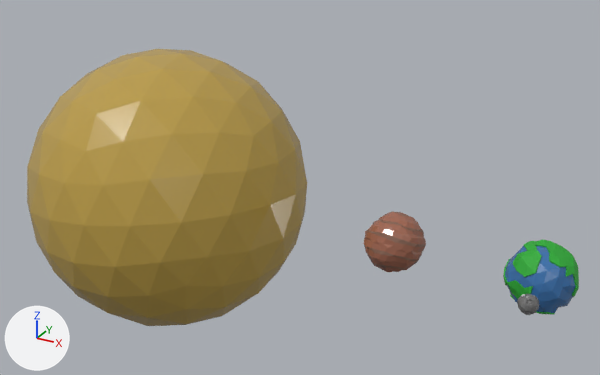
An edit to the glTF model SYSTEM.glb, drawn before and after from the same camera.
Both versions are drawn from a camera (50 mm lens) standing at (5.78, -7.1, 4.04) and looking at (0.92, 1.74, -0.38). Arrows for +X, +Y and +Z are at lower left; the lights stay in place. Where no turn or scale is listed for an object, it has been applied to the vertices. Vertices at the same position are counted once.

In view in the first picture: 'Earth', 'Moon', 'Sun', 'Venus'.
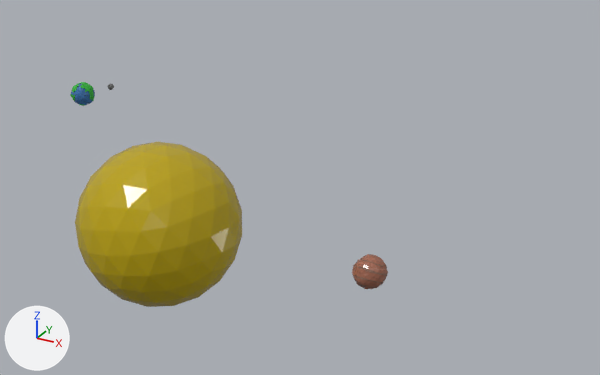
Where the newer file only moved an object's origin or applied its transform, the numbers keep the older frame.

Location of each change, [x1, y1, x2, y2] in pixels of the pictures (600 x 375 px):
'Sun', recoloured, mesh turned: before [27, 49, 307, 326]; after [75, 142, 242, 307]
'Earth', reshaped, moved, turned, rescaled: before [503, 240, 579, 315]; after [70, 82, 95, 106]
'Venus', mesh rescaled (41% narrower, 42% shorter): before [364, 211, 426, 272]; after [352, 254, 388, 289]
'Moon', mesh rescaled: before [517, 294, 539, 315]; after [107, 84, 114, 90]

The change in detail:
Material 'Sun' (mat_sun) changes colour from yellow #bc9d48 to yellow #bba200; in linear values from (0.5, 0.337, 0.0647) to (0.494, 0.361, 0.0).
me_earth has 238 vertices, 476 faces and spans x -1.03..1.02, y -1.02..1.02, z -0.95..0.99.
me_earth is used by ob_earth; location (4.43, 0.222, 0.0); scale (0.351, 0.351, 0.351).
me_earth part 1: the whole mesh is multiplied about its middle by the matrix ((0.212, 0.0, 0.977), (0.977, 0.0, -0.212), (0.0, 1.0, 0.0)), then moved by (16.03, 0.01, -0.02).
me_moon has 201 vertices, 398 faces and spans x -0.103..0.094, y -0.097..0.097, z -0.099..0.096.
me_moon is used by ob_moon; location (4.451, -0.335, 0.0).
me_moon part 2: the whole mesh is scaled about its middle by 0.598, then moved by (-8.857, 4.526, -0.416).
me_venus has 322 vertices, 640 faces and spans x -0.319..0.321, y -0.324..0.324, z -0.315..0.322.
me_venus is used by ob_venus; location (2.891, 0.216, 0.0).
me_venus part 3: the whole mesh is scaled about its middle by 0.598, then moved by (-0.271, 0.008, -0.438).
me_sun has 162 vertices, 320 faces and spans x -1.64..1.64, y -1.64..1.64, z -1.65..1.65.
me_sun is used by ob_sun; location (-0.031, 0.221, 0.0).
me_sun part 4: the whole mesh is turned 31.8 degrees about the z axis through its middle and scaled by 0.598, then moved by (-0.01, -0.23, -0.39).
Object 'Earth' (ob_earth) moves from (4.43, 0.222, 0.0) to (-5.294, 3.643, -3.719).
Object 'Earth' (ob_earth) turns from (0, 0, 0) to (-90, -78, 0) degrees about x, y and z.
Object 'Earth' (ob_earth) is rescaled from (0.351, 0.351, 0.351) to (0.21, 0.21, 0.21).
